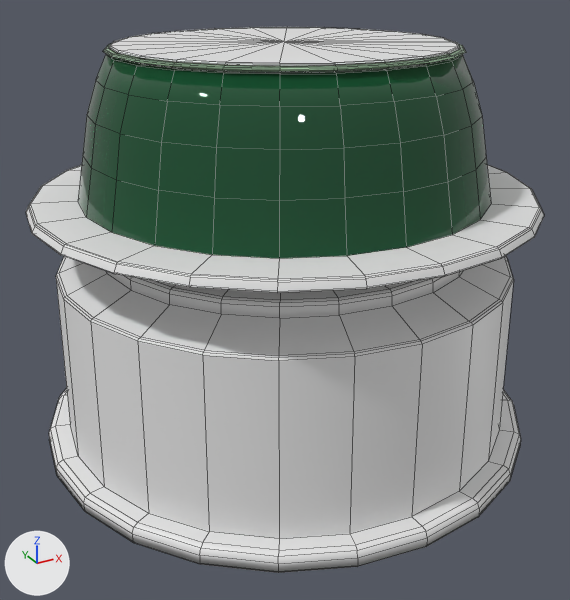
A saved change to the FBX model Assets/Assets/Models/Level/Tiles/Tile_bot_M.fbx.
Rendered twice from a 50 mm lens placed at (-0.966, -1.758, 0.717), pointed at (-0.028, -0.052, -0.136). The lights are fixed; the arrows at lower left show +X, +Y and +Z. Mesh edges are drawn as thin lines. Where no turn or scale is listed for an object, it has been applied to the vertices.

Objects in the first picture: 'Tile_bot_M', 'Tile_top_M'.
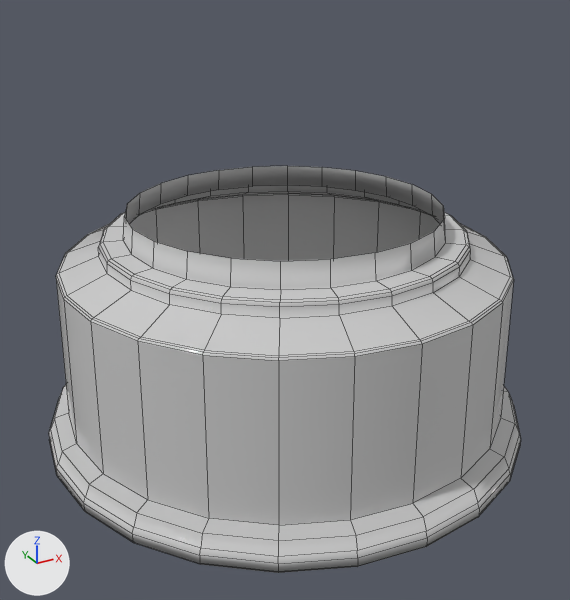
Location of each change, [x1, y1, x2, y2] in pixels of the pictures (570 x 600 px; the box of a moved part takes in the faces that stretch with it):
'Tile_bot_M', recoloured, surface changed, reshaped: before [49, 256, 521, 573]; after [49, 166, 521, 573]
'Tile_top_M', deleted: before [26, 27, 544, 293]
    faces in mat_tile_type (dark green #15502f): [78, 54, 491, 258]
    faces in mat_tile_base (white #e7e7e7): [26, 27, 544, 293]
    faces in mat_tile_outline (green #a6cba6): [103, 43, 466, 73]
part 1 of me_mesh, moved or reshaped: before [51, 278, 519, 557]; after [51, 195, 519, 557]

The change in detail:
Material 'Tile_Base' (mat_tile_base) changes colour from white #e7e7e7 to light grey #cbcbcb; in linear values from (0.8, 0.8, 0.8) to (0.6, 0.6, 0.6).
In material 'Tile_Base' (mat_tile_base), roughness goes from 0.5 to 0.0.
me_mesh has 408 vertices, 384 faces and spans x -0.669..0.669, y -0.669..0.669, z -0.521..0.111.
me_mesh is used by ob_tile_bot_m; location (0.0, 0.0, 0.0).
me_mesh part 1: all 48 vertices in x -0.648..0.648, y -0.648..0.648, z -0.474..-0.473 are scaled about their middle by (1, 1, -6.16), then moved by (0.0, 0.0, 0.032).
Object 'Tile_top_M' (ob_tile_top_m) is deleted.
